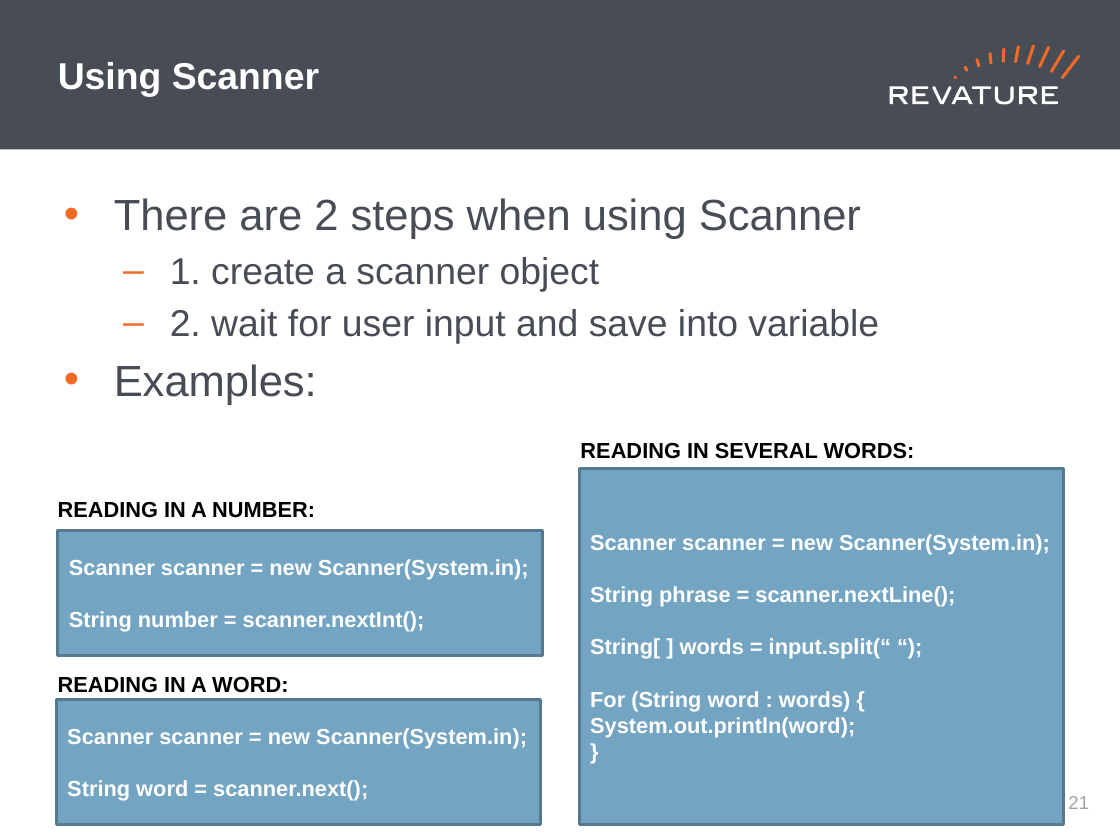
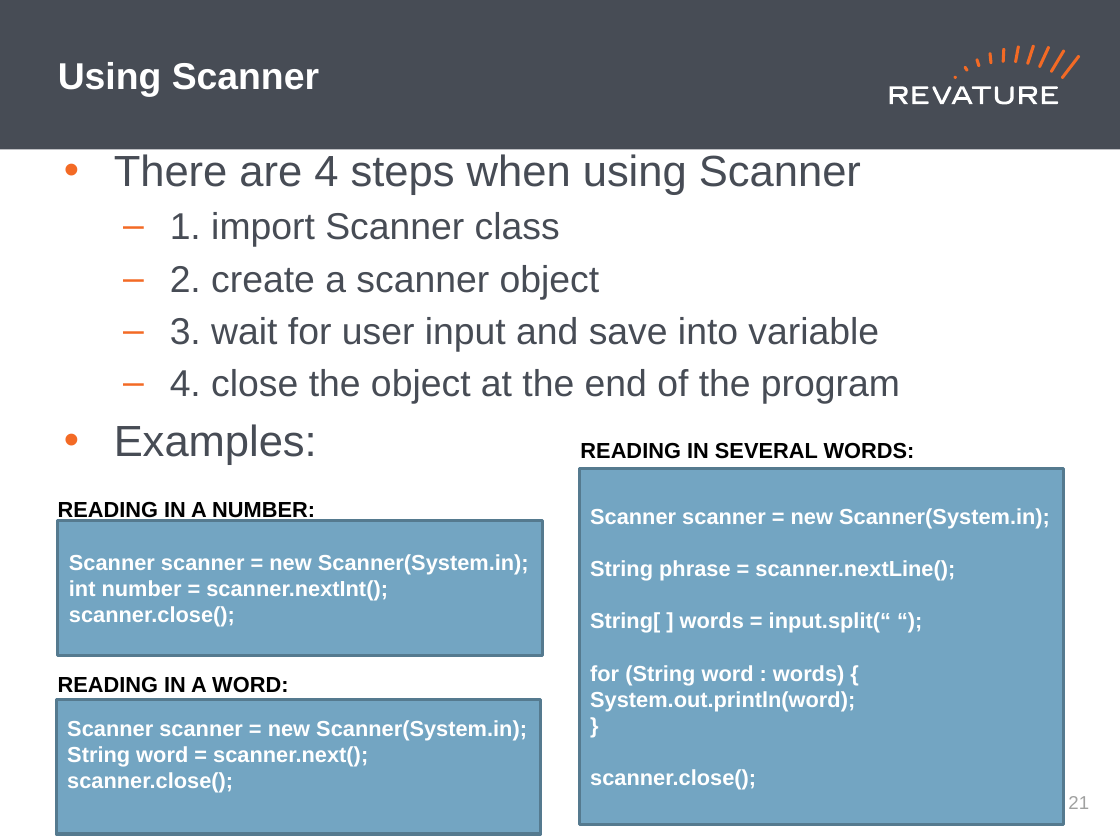
Before and after one commit to jhigherevature/spark-examples, a slide deck: slide 22 of revised-ppts/Day 11 PPT.pptx. Drawn at 1120x840 pixels with LibreOffice and Linux fonts; fonts in the diff are those of the drawing. Boxes give left, top, right and bottom in pixels: in the first picture for what was removed or moved away, otherwise in the second. Text is boxed around its words. In the diff, an @@ line names an element or a change of style, - is before the commit and + after.

```diff
--- a/revised-ppts/Day 11 PPT.pptx
+++ b/revised-ppts/Day 11 PPT.pptx
@@ text "There are 4 steps when ...": place and size @@
-text "There are 4 steps when ..." at bbox=[114, 198, 879, 405]
+text "There are 4 steps when ..." at bbox=[114, 154, 900, 465]
@@ text at bbox=[114, 154, 900, 404]: text changed @@
-• There are 2 steps when using Scanner
-  – 1. create a scanner object
-  – 2. wait for user input and save into variable
+• There are 4 steps when using Scanner
+  – 1. import Scanner class
+  – 2. create a scanner object
+  – 3. wait for user input and save into variable
+  – 4. close the object at the end of the program
@@ rectangle "Scanner scanner = new Scanner(System.in);": place and size @@
-rectangle "Scanner scanner = new Scanner(System.in);" at bbox=[58, 531, 543, 656]
+rectangle "Scanner scanner = new Scanner(System.in);" at bbox=[58, 521, 543, 655]
@@ text in rectangle at bbox=[69, 580, 388, 627]: text changed @@
-String number = scanner.nextInt();
+int number = scanner.nextInt();
+scanner.close();
@@ text in rectangle at bbox=[590, 665, 844, 685]: text changed @@
-For (String word : words) {
+for (String word : words) {
@@ rectangle "Scanner scanner = new Scanner(System.in);": place and size @@
-rectangle "Scanner scanner = new Scanner(System.in);" at bbox=[56, 699, 541, 824]
+rectangle "Scanner scanner = new Scanner(System.in);" at bbox=[56, 699, 541, 833]
@@ text in rectangle at bbox=[67, 772, 233, 793]: paragraph added @@
+scanner.close();
@@ text in rectangle at bbox=[590, 769, 756, 790]: paragraph added @@
+scanner.close();
```
Also in this commit, not shown: 4 other slides changed, 1 slide removed, 6 other files.
